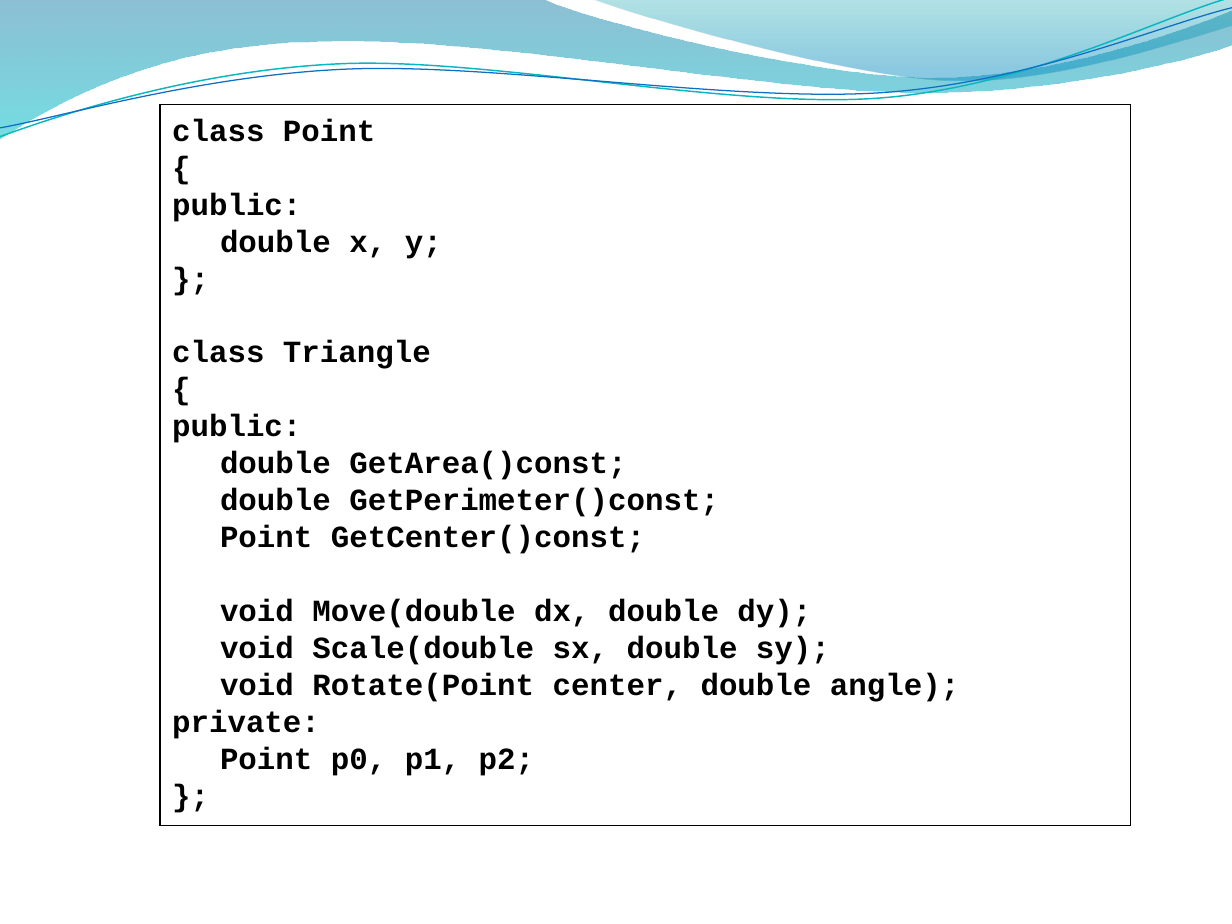
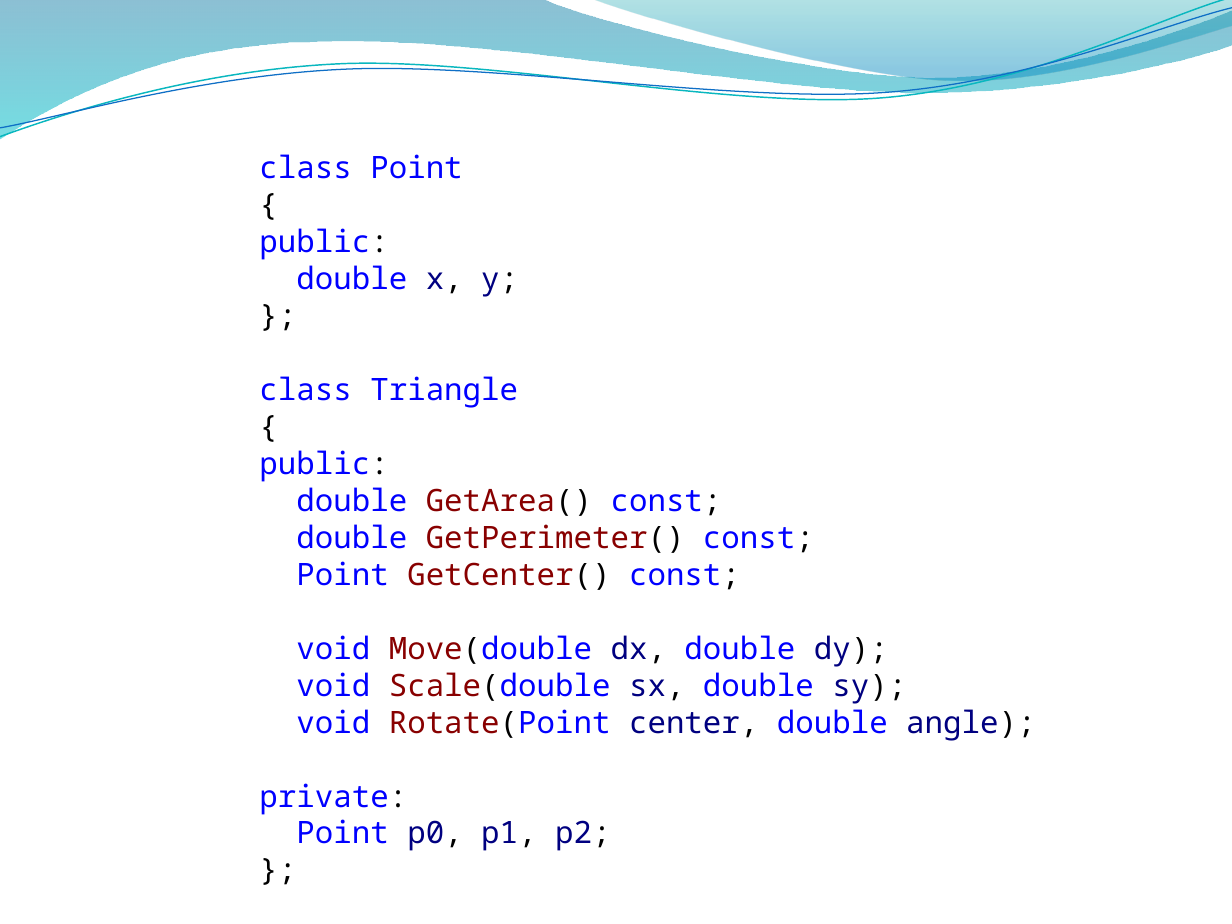
Before and after one commit to alexey-malov/oop, a slide deck: slide 13 of lectures/02/Основы ООП.pptx (slide 11 before the commit). Drawn at 1232x924 pixels with LibreOffice and Linux fonts; fonts in the diff are those of the drawing; background and template pictures are left out. Boxes give left, top, right and bottom in pixels: in the first picture for what was removed or moved away, otherwise in the second. Text is boxed around its words. In the diff, an @@ line names an element or a change of style, - is before the commit and + after.

```diff
--- a/lectures/02/Основы ООП.pptx
+++ b/lectures/02/Основы ООП.pptx
@@ text "class Point": place and size @@
-text "class Point" at [160,105,1131,827]
+text "class Point" at [259,154,1035,851]
@@ text "class Point" at [259,154,1035,851]: fill #FFFFFF to none; outline #000000 0.75 pt to none @@
@@ text at [259,154,1035,851]: font Courier New to Noto Sans Mono, bold off in "class Point", "{", "public:", "double x, y;" and 10 more places; text colour #000000 to #0000FF in "class Point", "public:", "double", "class Triangle" and 6 more places; text colour #000000 to #000080 in "x, y;", "dx, dy);", "sx, sy);", "center, angle);" and 1 more places; text colour #000000 to #880000 in "Move(double", "Scale(double", "Rotate(Point" @@
@@ text at [296,487,814,590]: text changed; font Courier New to Noto Sans Mono; text colour #000000 to #0000FF; bold off @@
-double GetArea()const;
-double GetPerimeter()const;
-Point GetCenter()const;
+double GetArea() const;
+double GetPerimeter() const;
+Point GetCenter() const;
```
Also in this commit, not shown: 9 other slides changed, 3 slides added, 2 slides removed.
